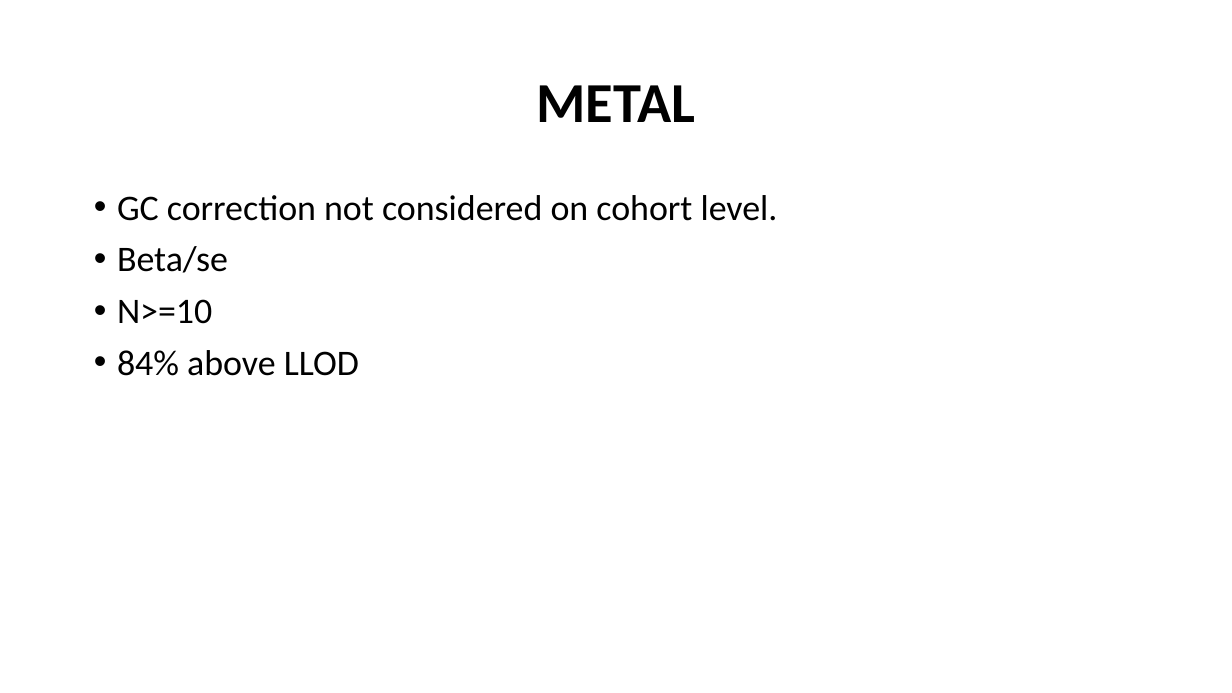
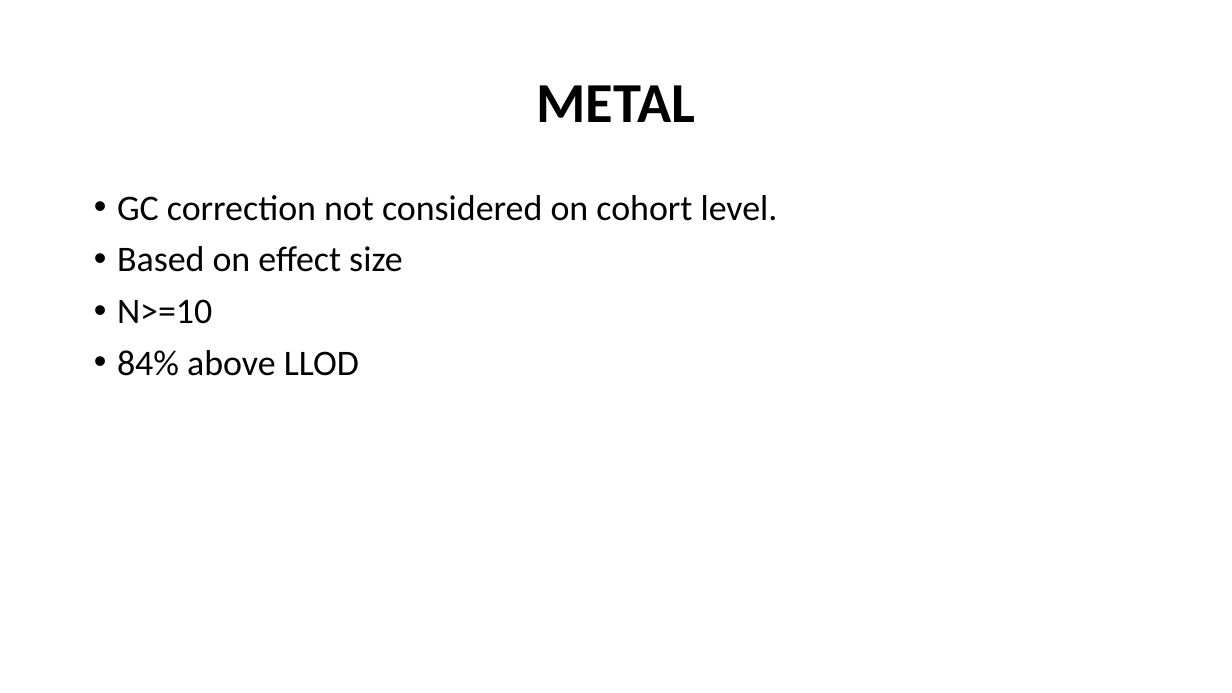
Before and after one commit to jinghuazhao/INF, a slide deck: slide 4 of doc/SCALLOP_INF1-120419.pptx. Drawn at 1232x693 pixels with LibreOffice and Linux fonts; fonts in the diff are those of the drawing. Boxes give left, top, right and bottom in pixels: in the first picture for what was removed or moved away, otherwise in the second. Text is boxed around its words. In the diff, an @@ line names an element or a change of style, - is before the commit and + after.

```diff
--- a/doc/SCALLOP_INF1-120419.pptx
+++ b/doc/SCALLOP_INF1-120419.pptx
@@ text at <box>117,246,403,272</box>: text changed @@
-• Beta/se
+• Based on effect size
```
Also in this commit, not shown: 6 other slides changed.
